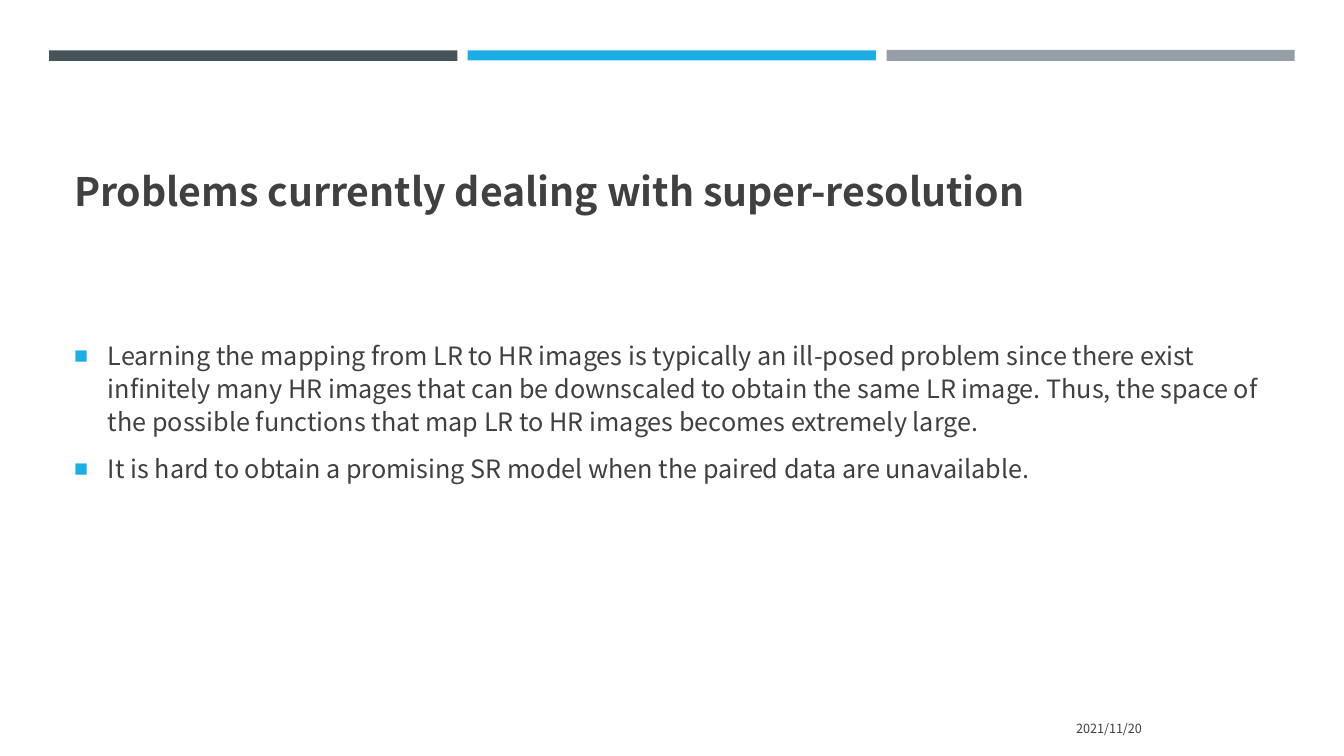
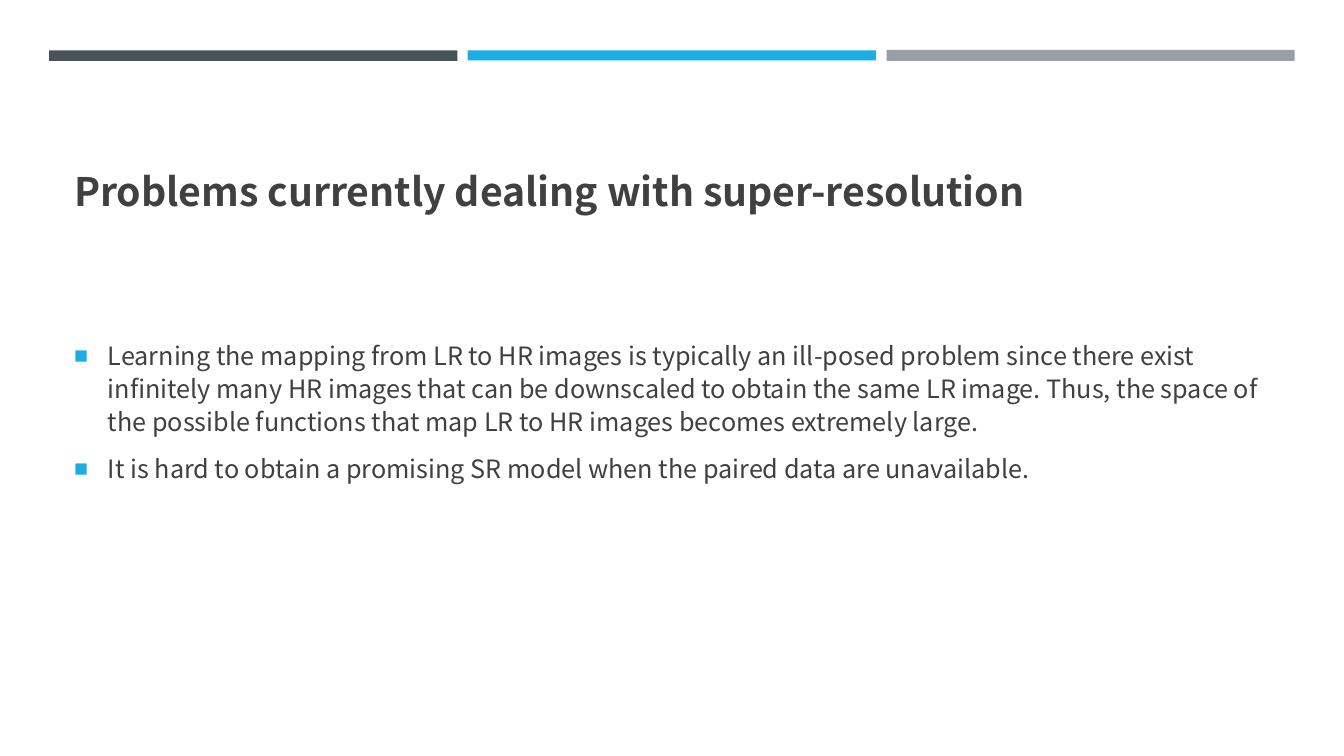
Before and after one commit to zxbszcd/cs584project, a slide deck: slide 2 of doc/Presentation.pptx. Drawn at 1344x756 pixels with LibreOffice and Linux fonts; fonts in the diff are those of the drawing. Boxes give left, top, right and bottom in pixels: in the first picture for what was removed or moved away, otherwise in the second. Text is boxed around its words. In the diff, an @@ line names an element or a change of style, - is before the commit and + after.

```diff
--- a/doc/Presentation.pptx
+++ b/doc/Presentation.pptx
@@ text removed at (x1=1076, y1=723, x2=1142, y2=736) @@
-2021/11/20
```
Also in this commit, not shown: 1 other slide changed, 1 slide added.
